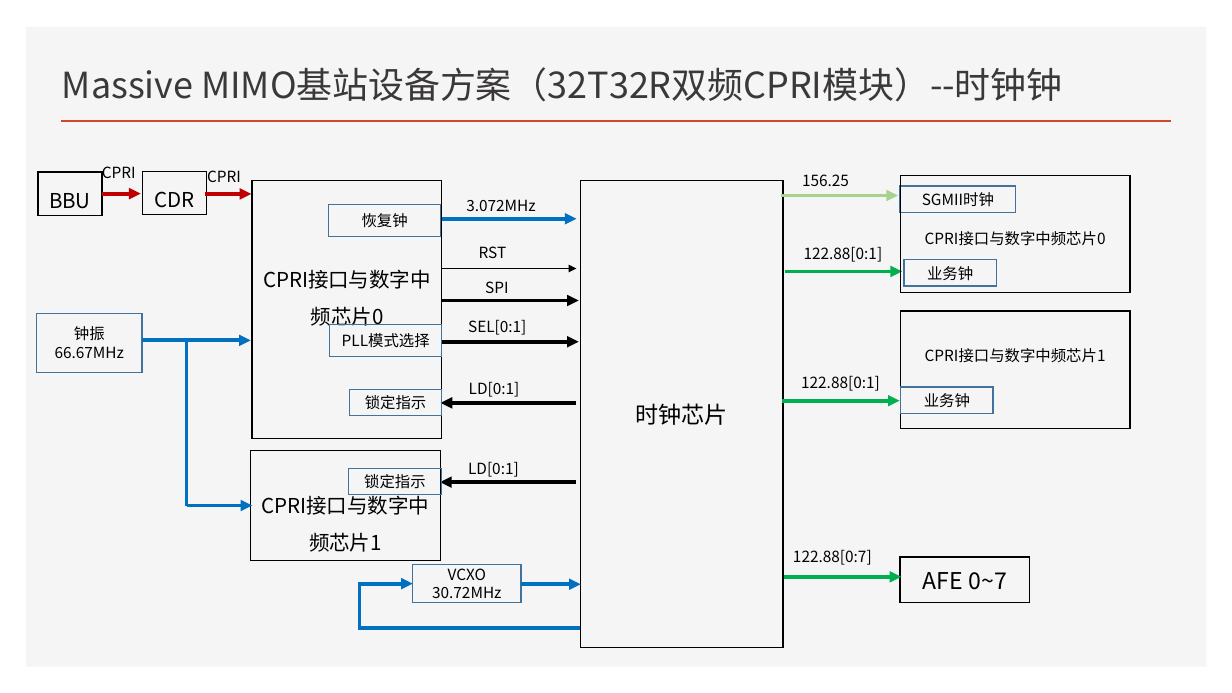
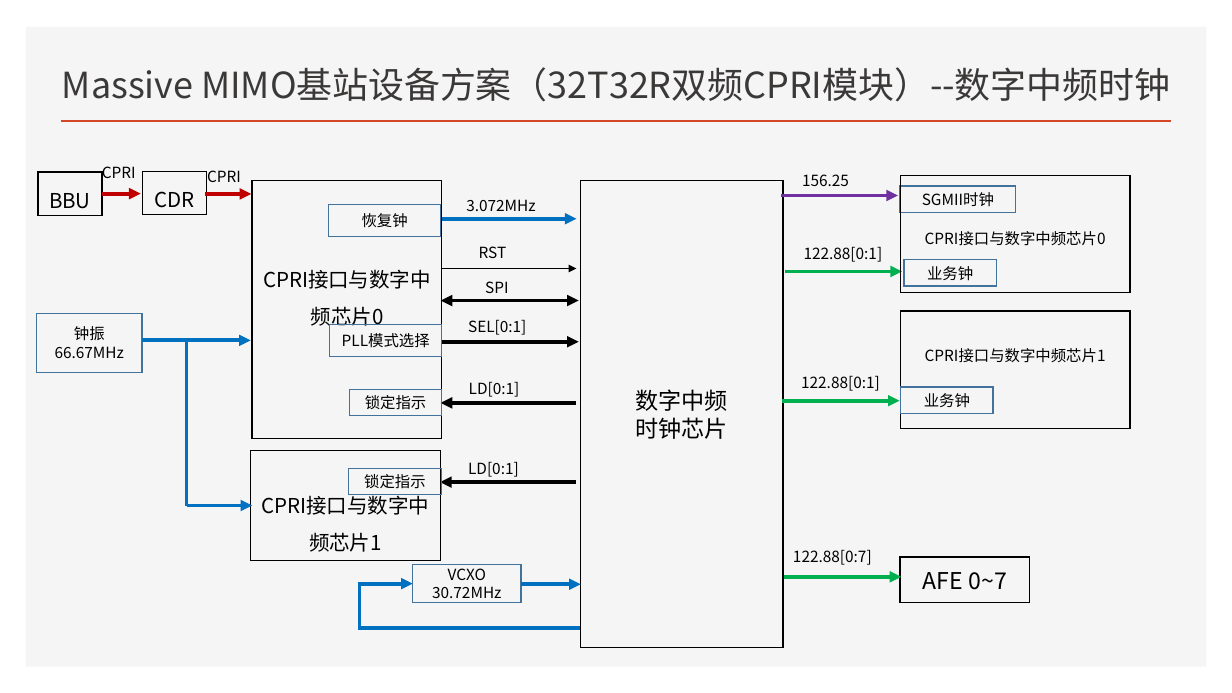
Before and after one commit to eliuwei/eliuwei.github.io, a slide deck: slide 7 of HARDWARE/06 时钟/Massive MIMO基站设备时钟方案.pptx (slide 6 before the commit). Drawn at 1232x693 pixels with LibreOffice and Linux fonts; fonts in the diff are those of the drawing. Boxes give left, top, right and bottom in pixels: in the first picture for what was removed or moved away, otherwise in the second. Text is boxed around its words. In the diff, an @@ line names an element or a change of style, - is before the commit and + after.

```diff
--- a/HARDWARE/06 时钟/Massive MIMO基站设备时钟方案.pptx
+++ b/HARDWARE/06 时钟/Massive MIMO基站设备时钟方案.pptx
@@ title at [62, 67, 1170, 102]: text changed @@
-Massive MIMO基站设备方案（32T32R双频CPRI模块）--时钟钟
+Massive MIMO基站设备方案（32T32R双频CPRI模块）--数字中频时钟
@@ arrow (781, 196) - (898, 196): stroke #A9D18E 3 pt to #7030A0 3 pt @@
@@ arrow (441, 300) - (579, 300): arrow to double arrow @@
@@ text in rectangle at [636, 389, 728, 411]: paragraph added @@
+数字中频
```
Also in this commit, not shown: 7 other slides changed, 4 slides added, 1 slide removed, 1 other file.
